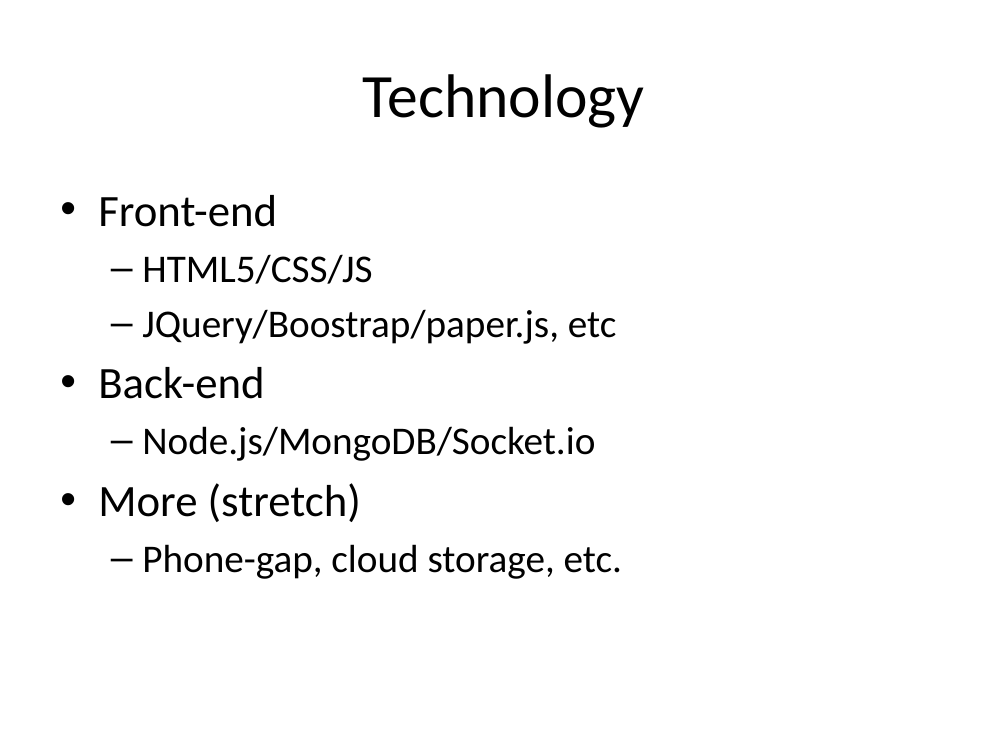
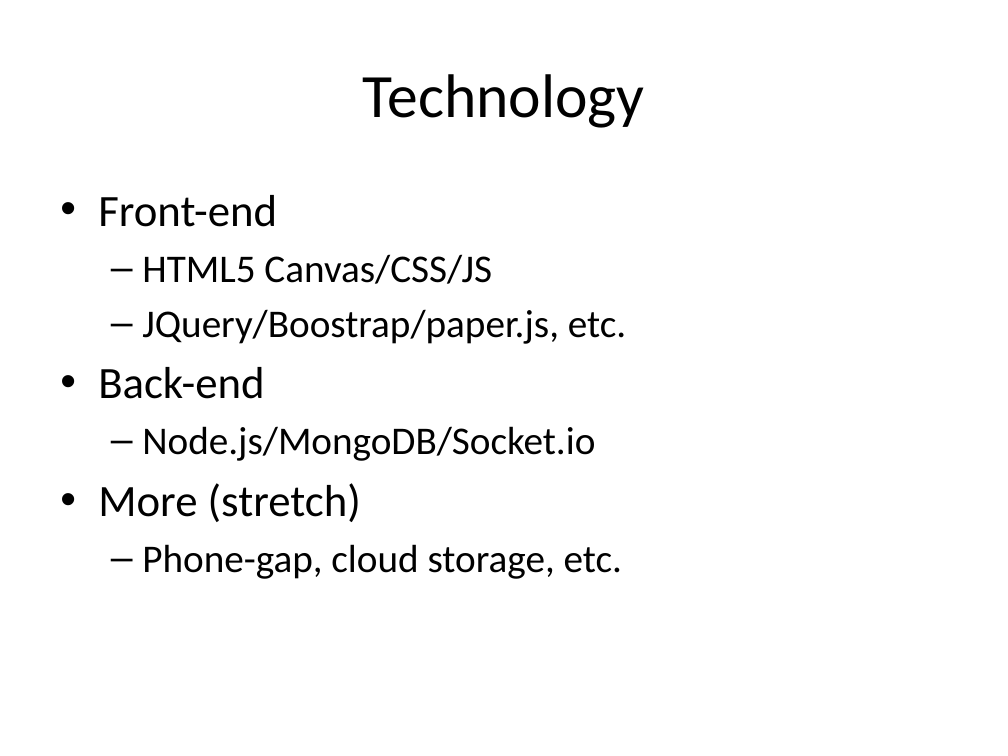
Before and after one commit to maowenzhang/FWRG, a slide deck: slide 4 of docs/Forge-Poker-Intro.pptx. Drawn at 1008x756 pixels with LibreOffice and Linux fonts; fonts in the diff are those of the drawing. Boxes give left, top, right and bottom in pixels: in the first picture for what was removed or moved away, otherwise in the second. Text is boxed around its words. In the diff, an @@ line names an element or a change of style, - is before the commit and + after.

```diff
--- a/docs/Forge-Poker-Intro.pptx
+++ b/docs/Forge-Poker-Intro.pptx
@@ text at [142, 254, 626, 344]: text changed @@
-  – HTML5/CSS/JS
-  – JQuery/Boostrap/paper.js, etc
+  – HTML5 Canvas/CSS/JS
+  – JQuery/Boostrap/paper.js, etc.
```
Also in this commit, not shown: 1 other file.
